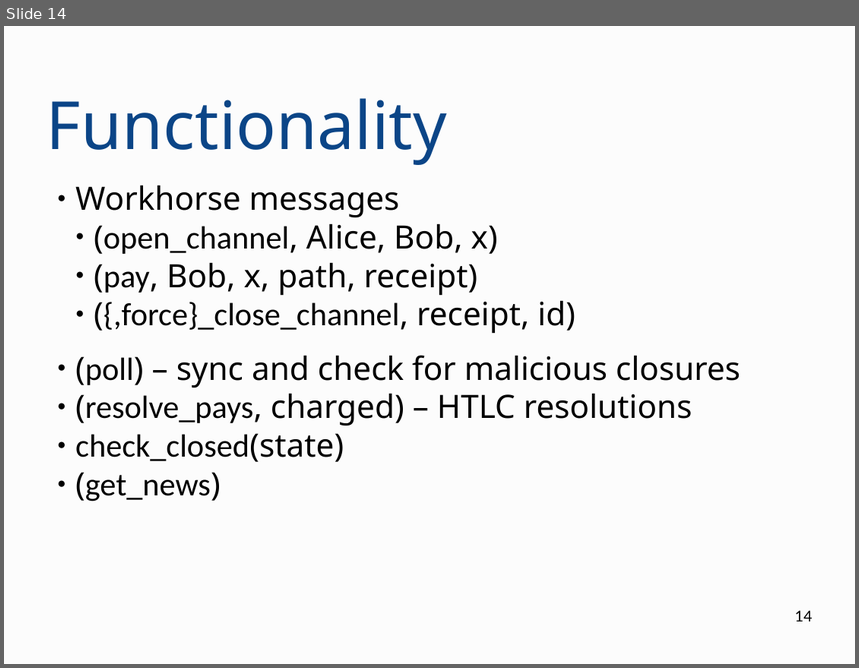
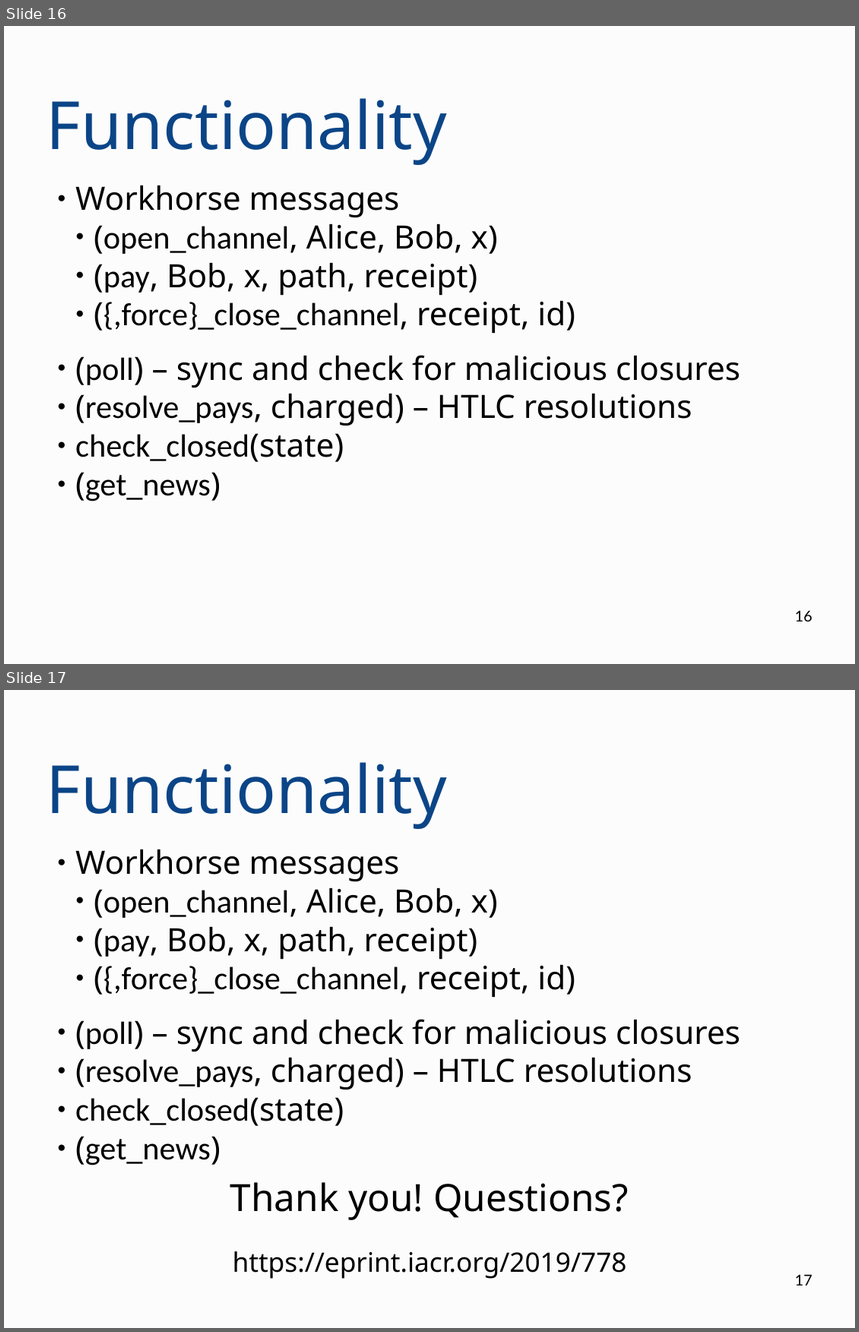
Before and after one commit to OrfeasLitos/PaymentChannels, a slide deck: paper-slides/presentation.odp. Shown one above the other, each under a label of ours: slide 14 before the commit, slides 16 and 17 after it. The pictures are 859x668 and 859x1332 pixels, drawn with LibreOffice and Linux fonts; fonts in the diff are those of the drawing. Boxes give left, top, right and bottom in pixels: in the first picture for what was removed or moved away, otherwise in the second. Text is boxed around its words. In the diff, an @@ line names an element or a change of style, - is before the commit and + after.

```diff
--- a/paper-slides/presentation.odp
+++ b/paper-slides/presentation.odp
@@ slide 17 added at bbox=[4, 690, 855, 1328], background #FCFCFC @@
@@ title added at bbox=[47, 762, 447, 829], 62 pt, text #0B4587 @@
+Functionality
@@ text added at bbox=[75, 849, 740, 1166], 30 pt, text #000000 @@
+● Workhorse messages
+  ● (open_channel, Alice, Bob, x)
+  ● (pay, Bob, x, path, receipt)
+  ● ({,force}_close_channel, receipt, id)
+● (poll) – sync and check for malicious closures
+● (resolve_pays, charged) – HTLC resolutions
+● check_closed(state)
+● (get_news)
@@ text added at bbox=[230, 1182, 629, 1279], 25 pt, text #000000 @@
+Thank you! Questions?
+https://eprint.iacr.org/2019/778
@@ page number added at bbox=[795, 1274, 813, 1286], 14 pt, text #000000 @@
+17
@@ what was slide 14 is now slide 16 @@
@@ page number at bbox=[795, 610, 813, 622]: text changed @@
-14
+16
```
Also in this commit, not shown: 3 slides changed, 2 other slides added, 1 slide removed, 1 other file.
